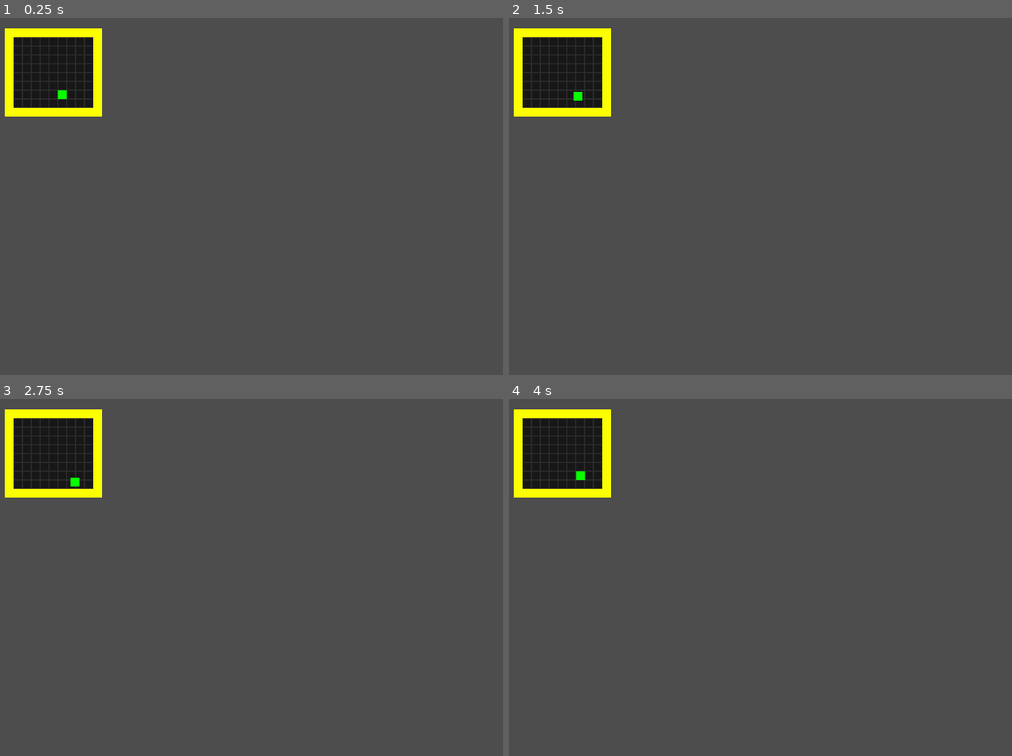
Above: before the commit, frames 1-4 (two rows, left to right).
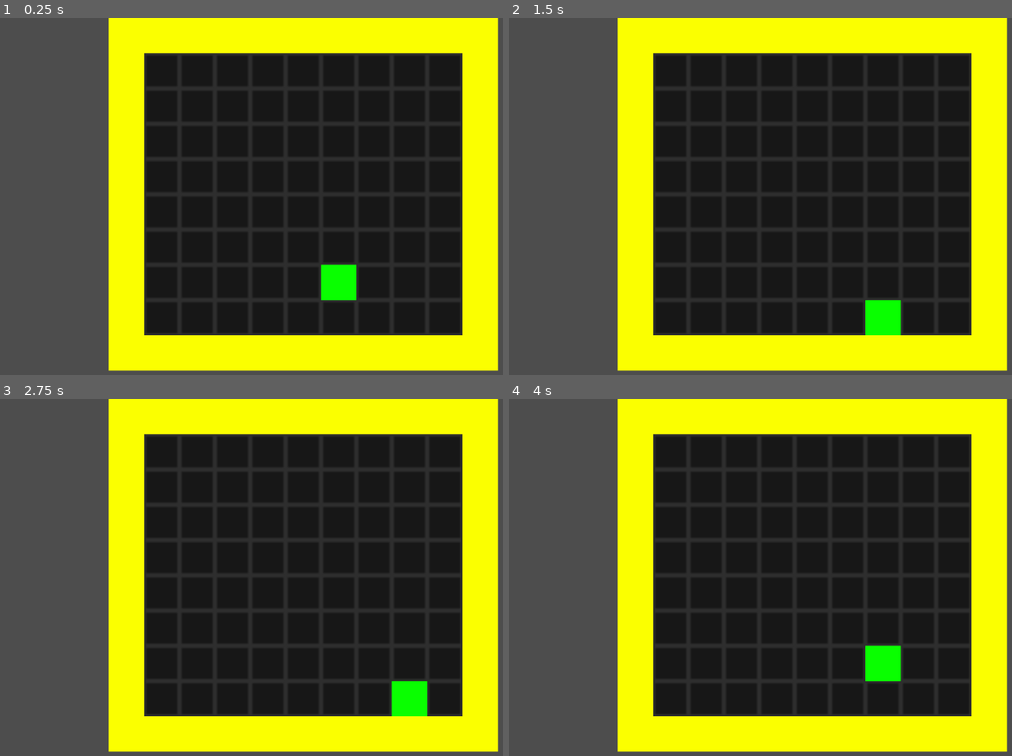
Above: after the commit, the same moments.

Repository: rddtz/gamejamplus
Game: Godot game, scene res://scenes/main.tscn
The game is run twice, just before and just after one commit, with the same random seed, the same clock (stepped at 60 frames per second) and the same inputs.
Inputs:
- Up to frame 1 (0.25 s): no input
- Up to frame 2 (1.5 s): tap Enter at 0.5 s; hold Right (RIGHT) 0.53-1.28 s; hold S (DOWN) from 1.28 s (still down)
- Up to frame 3 (2.75 s): tap Space at 2 s; release S (DOWN) at 2.03 s; hold Right (RIGHT) from 2.03 s (still down)
- Up to frame 4 (4 s): tap Enter at 2.75 s; release Right (RIGHT) at 2.78 s; hold W (UP) 2.78-3.53 s; tap Space at 3.5 s; hold A (LEFT) from 3.53 s (still down)

The runs differ from the first frame. In frame 1, 81% of the frame differs, in the area x 0-100%, y 0-99%; in frame 2, 81%; in frame 3, 81%; in frame 4, 81%.

Commit message:
andando 1 por 1

Diff:
--- a/plus/scenes/main.tscn
+++ b/plus/scenes/main.tscn
@@ -10,3 +10,8 @@
 
 [node name="Player" parent="." instance=ExtResource("2_1m067")]
 position = Vector2(90, 109)
+
+[node name="Camera2D" type="Camera2D" parent="."]
+position = Vector2(124, 100)
+scale = Vector2(5, 5)
+zoom = Vector2(4, 4)
--- a/plus/scenes/mapa_exemplo.tscn
+++ b/plus/scenes/mapa_exemplo.tscn
@@ -13,7 +13,7 @@
 0:0/0/physics_layer_0/polygon_0/points = PackedVector2Array(-8, -8, 8, -8, 8, 8, -8, 8)
 
 [sub_resource type="TileSet" id="TileSet_cxr02"]
-physics_layer_0/collision_layer = 1
+physics_layer_0/collision_layer = 3
 physics_layer_0/collision_mask = 255
 sources/0 = SubResource("TileSetAtlasSource_w14nf")
 sources/1 = SubResource("TileSetAtlasSource_5x0b1")
--- a/plus/scenes/player.tscn
+++ b/plus/scenes/player.tscn
@@ -7,6 +7,8 @@
 size = Vector2(16, 16)
 
 [node name="Player" type="CharacterBody2D"]
+collision_layer = 2
+collision_mask = 3
 script = ExtResource("1_pix2n")
 
 [node name="Sprite2D" type="Sprite2D" parent="."]
@@ -14,6 +16,5 @@
 texture = ExtResource("2_721md")
 
 [node name="CollisionShape2D" type="CollisionShape2D" parent="."]
-light_mask = 2
 position = Vector2(50, 30)
 shape = SubResource("RectangleShape2D_sx1jt")
--- a/plus/scripts/player.gd
+++ b/plus/scripts/player.gd
@@ -5,23 +5,14 @@
 const JUMP_VELOCITY = -400.0
 const speed = 16
 
-var velh := 0
-var velv := 0
-
 func _physics_process(delta: float) -> void:
 	# Add the gravity.
 
-	velh = Input.get_axis("LEFT", "RIGHT")
-	if velh:
-		velocity.x = velh * speed
-	else:
-		velocity.x = move_toward(velocity.x, 0, speed)
-	#
-
-	velv = Input.get_axis("UP", "DOWN")
-	if velv:
-		velocity.y = velv * speed
-	else:
-		velocity.y = move_toward(velocity.y, 0, speed)
-
-	move_and_slide()
+	if Input.is_action_just_pressed("LEFT"):
+		position.x -= speed
+	elif Input.is_action_just_pressed("RIGHT"):
+		position.x += speed
+	elif Input.is_action_just_pressed("UP"):
+		position.y -= speed
+	elif Input.is_action_just_pressed("DOWN"):
+		position.y += speed
